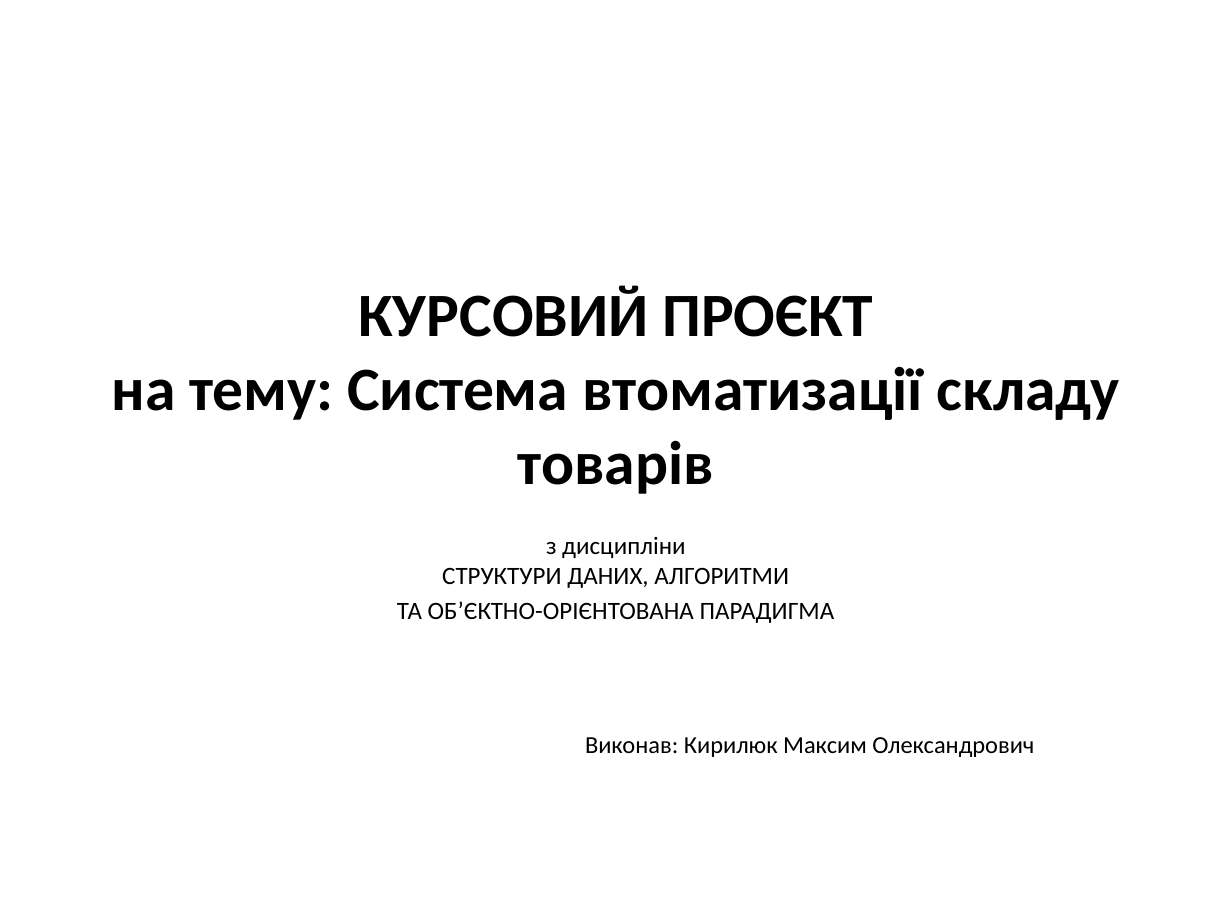
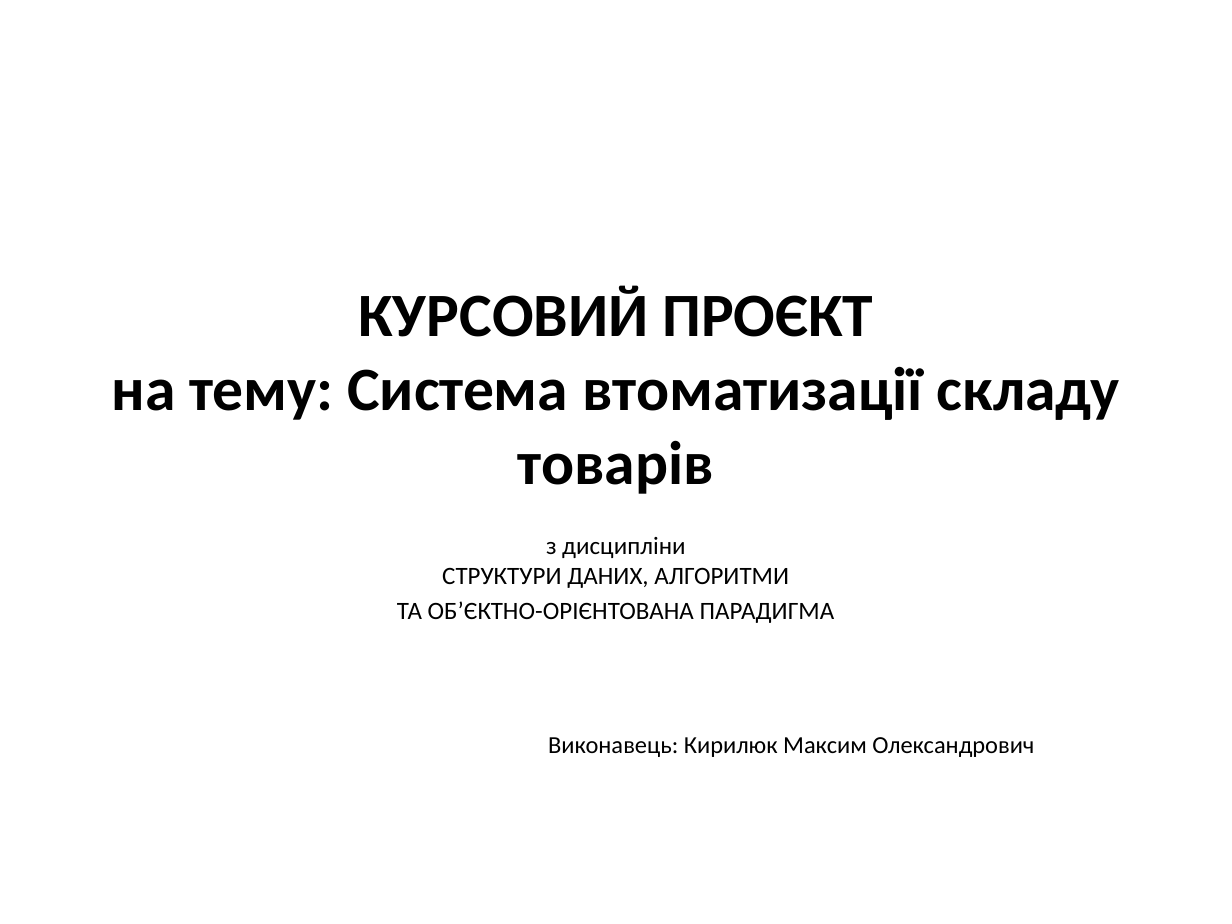
Before and after one commit to maksimkir/Kursova, a slide deck: slide 1 of documentation/Презентація.pptx. Drawn at 1232x924 pixels with LibreOffice and Linux fonts; fonts in the diff are those of the drawing. Boxes give left, top, right and bottom in pixels: in the first picture for what was removed or moved away, otherwise in the second. Text is boxed around its words. In the diff, an @@ line names an element or a change of style, - is before the commit and + after.

```diff
--- a/documentation/Презентація.pptx
+++ b/documentation/Презентація.pptx
@@ subtitle at bbox=[548, 737, 1034, 757]: text changed @@
-Виконав: Кирилюк Максим Олександрович
+Виконавець: Кирилюк Максим Олександрович
```
Also in this commit, not shown: 1 other slide changed, 5 other files.
